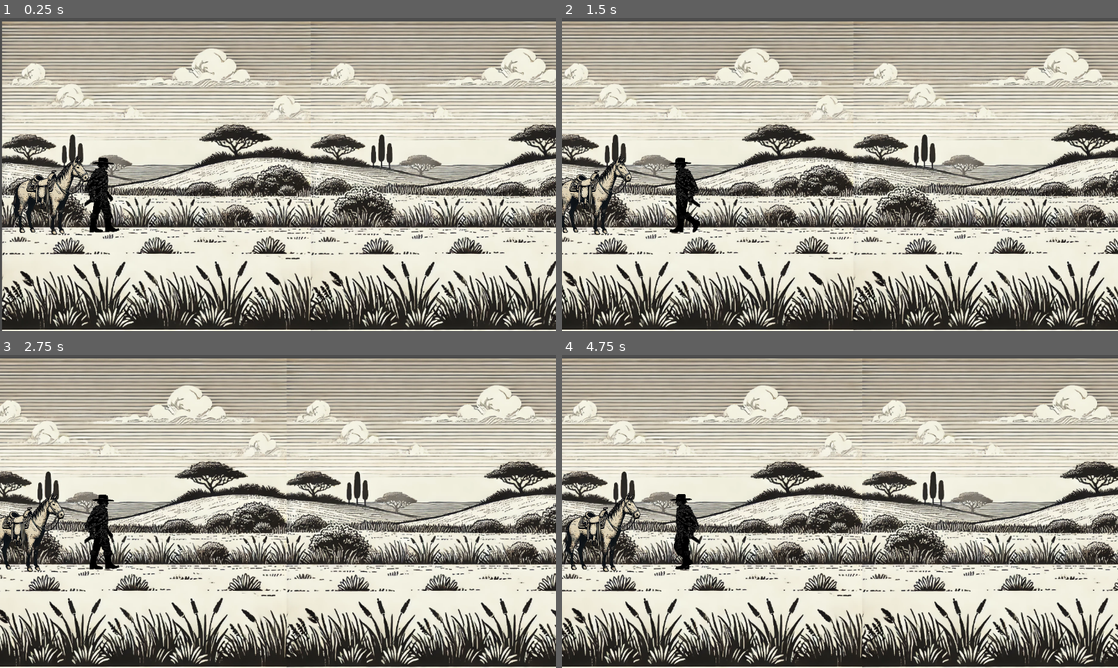
Above: before the commit, frames 1-4 (two rows, left to right).
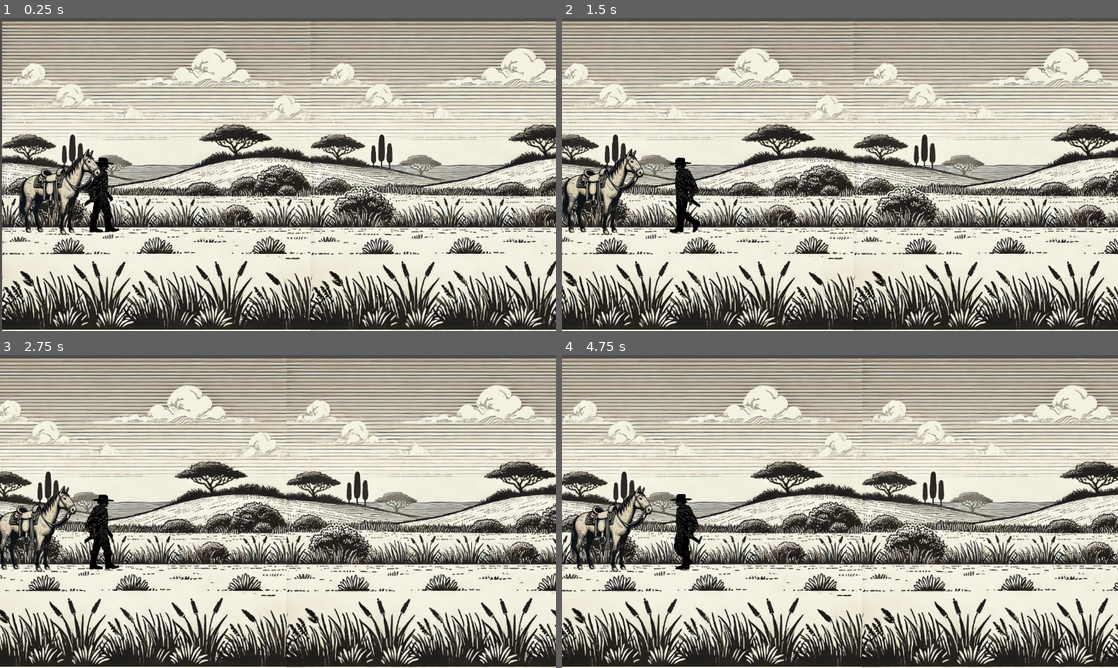
Above: after the commit, the same moments.

Repository: joacoague15/de-fierro
Game: Godot game, scene res://scenes/house.tscn
The game is run twice, just before and just after one commit, with the same random seed, the same clock (stepped at 60 frames per second) and the same inputs.
Inputs:
- Up to frame 1 (0.25 s): no input
- Up to frame 2 (1.5 s): tap Enter at 0.5 s; hold D (move_right) 0.53-1.28 s; tap E (interact) at 0.6, 1.35 s; hold A (move_left) from 1.28 s (still down)
- Up to frame 3 (2.75 s): release A (move_left) at 2.03 s; hold D (move_right) from 2.03 s (still down); tap E (interact) at 2.1 s
- Up to frame 4 (4.75 s): tap E (interact) at 2.85, 3.6, 4.35 s; release D (move_right) at 3.53 s; hold A (move_left) from 3.53 s (still down)

The runs differ from the first frame. In frame 1, 1.8% of the frame differs, in the area x 2-19%, y 41-70%; in frame 2, 1.7%; in frame 3, 1.6%; in frame 4, 1.8%, in the area x 0-17%, y 41-70%.

Commit message:
Added horseanimations

Diff:
--- a/scenes/house.tscn
+++ b/scenes/house.tscn
@@ -1,16 +1,57 @@
-[gd_scene load_steps=15 format=3 uid="uid://23375gdktrf3"]
+[gd_scene load_steps=58 format=3 uid="uid://23375gdktrf3"]
 
 [ext_resource type="Texture2D" uid="uid://broul5cj6rrbk" path="res://images/wall1.webp" id="1_guig8"]
 [ext_resource type="Script" path="res://scripts/player.gd" id="2_0ps76"]
 [ext_resource type="Texture2D" uid="uid://nw071wpwo0ye" path="res://images/Pampa1.webp" id="4_120t6"]
 [ext_resource type="Texture2D" uid="uid://uahm7kte0wbs" path="res://images/sprite_sheets/gaucho_walking/frame1.png" id="4_gtwgj"]
 [ext_resource type="Script" path="res://scripts/horse.gd" id="5_00a7k"]
-[ext_resource type="Texture2D" uid="uid://bu55wvnl2i1f4" path="res://images/Horse.png" id="5_3wycr"]
 [ext_resource type="Texture2D" uid="uid://dsemjodahn82k" path="res://images/sprite_sheets/gaucho_walking/frame2.png" id="5_jhfex"]
 [ext_resource type="Texture2D" uid="uid://m82hm1mbi38i" path="res://images/sprite_sheets/gaucho_walking/frame3.png" id="6_vo2bv"]
 [ext_resource type="Texture2D" uid="uid://6h0k04fqtdmt" path="res://images/sprite_sheets/gaucho_walking/frame4.png" id="7_707o0"]
 [ext_resource type="Texture2D" uid="uid://fsfefrib0acl" path="res://images/sprite_sheets/gaucho_walking/frame5.png" id="8_jbt33"]
 [ext_resource type="Texture2D" uid="uid://gkqjuuhu5qev" path="res://images/sprite_sheets/gaucho_walking/frame6.png" id="9_bh18k"]
+[ext_resource type="Texture2D" uid="uid://dlnybg26jv4b8" path="res://images/sprite_sheets/gaucho_mounted_walking/frame1.png" id="11_if4sv"]
+[ext_resource type="Texture2D" uid="uid://d2qu07056wo8a" path="res://images/sprite_sheets/gaucho_mounted_walking/frame2.png" id="12_7m5dg"]
+[ext_resource type="Texture2D" uid="uid://biwkwqk4odtja" path="res://images/sprite_sheets/gaucho_mounted_walking/frame3.png" id="13_wakss"]
+[ext_resource type="Texture2D" uid="uid://brd1yvqn24mod" path="res://images/sprite_sheets/gaucho_mounted_walking/frame4.png" id="14_4k1fy"]
+[ext_resource type="Texture2D" uid="uid://dbcnmv0crnejd" path="res://images/sprite_sheets/gaucho_mounted_walking/frame5.png" id="15_ob3yg"]
+[ext_resource type="Texture2D" uid="uid://roi62rkotvur" path="res://images/sprite_sheets/gaucho_mounted_walking/frame6.png" id="16_em78n"]
+[ext_resource type="Texture2D" uid="uid://d32v4ifao4skh" path="res://images/sprite_sheets/gaucho_mounted_walking/frame7.png" id="17_vhs0e"]
+[ext_resource type="Texture2D" uid="uid://dlprxe42wsx5q" path="res://images/sprite_sheets/gaucho_mounted_walking/frame8.png" id="18_lkafh"]
+[ext_resource type="Texture2D" uid="uid://22j0auqj1p10" path="res://images/sprite_sheets/gaucho_mounted_walking/frame9.png" id="19_ldmli"]
+[ext_resource type="Texture2D" uid="uid://bs0j2bfafsk4u" path="res://images/sprite_sheets/gaucho_mounted_walking/frame10.png" id="20_n45ho"]
+[ext_resource type="Texture2D" uid="uid://dtnalq1gncu30" path="res://images/sprite_sheets/gaucho_mounted_walking/frame11.png" id="21_aum4b"]
+[ext_resource type="Texture2D" uid="uid://cajj5uvdkpx07" path="res://images/sprite_sheets/gaucho_mounted_walking/frame12.png" id="22_md83i"]
+[ext_resource type="Texture2D" uid="uid://b7haodt4yghpv" path="res://images/sprite_sheets/horse/idle_1/frame1.png" id="24_qib2l"]
+[ext_resource type="Texture2D" uid="uid://boh2moj2sfuvj" path="res://images/sprite_sheets/horse/idle_1/frame2.png" id="25_ca20r"]
+[ext_resource type="Texture2D" uid="uid://du3s5xqfmtjhk" path="res://images/sprite_sheets/horse/idle_1/frame3.png" id="26_40vy5"]
+[ext_resource type="Texture2D" uid="uid://bnwdrstj021il" path="res://images/sprite_sheets/horse/idle_1/frame4.png" id="27_kujch"]
+[ext_resource type="Texture2D" uid="uid://lqqtfv3g1kyt" path="res://images/sprite_sheets/horse/idle_1/frame5.png" id="28_66ctw"]
+[ext_resource type="Texture2D" uid="uid://bn7lliciegh21" path="res://images/sprite_sheets/horse/idle_1/frame6.png" id="29_ig8km"]
+[ext_resource type="Texture2D" uid="uid://dh5t6g1ax3uo5" path="res://images/sprite_sheets/horse/idle_1/frame7.png" id="30_b6jf8"]
+[ext_resource type="Texture2D" uid="uid://dmad5caa7vtea" path="res://images/sprite_sheets/horse/idle_1/frame8.png" id="31_mk0dn"]
+[ext_resource type="Texture2D" uid="uid://jl1sv77p1dy" path="res://images/sprite_sheets/horse/idle_1/frame9.png" id="32_0svjq"]
+[ext_resource type="Texture2D" uid="uid://dye5l66c848wf" path="res://images/sprite_sheets/horse/idle_1/frame10.png" id="33_k70og"]
+[ext_resource type="Texture2D" uid="uid://60u7cuubdxom" path="res://images/sprite_sheets/horse/idle_1/frame11.png" id="34_6e7u3"]
+[ext_resource type="Texture2D" uid="uid://c50dmyk8njr6l" path="res://images/sprite_sheets/horse/idle_1/frame12.png" id="35_d7hj1"]
+[ext_resource type="Texture2D" uid="uid://cbq46loddmjyo" path="res://images/sprite_sheets/horse/idle_1/frame13.png" id="36_l0881"]
+[ext_resource type="Texture2D" uid="uid://bjt4dinnhfug1" path="res://images/sprite_sheets/horse/idle_1/frame14.png" id="37_0yryc"]
+[ext_resource type="Texture2D" uid="uid://ctgijkjnhxma" path="res://images/sprite_sheets/horse/idle_1/frame15.png" id="38_dx588"]
+[ext_resource type="Texture2D" uid="uid://dfxrappix0qlo" path="res://images/sprite_sheets/horse/idle_2/frame1.png" id="38_r8d2q"]
+[ext_resource type="Texture2D" uid="uid://cu2v2u7yil3a5" path="res://images/sprite_sheets/horse/idle_2/frame2.png" id="39_nteju"]
+[ext_resource type="Texture2D" uid="uid://dtyyhl80332kn" path="res://images/sprite_sheets/horse/idle_2/frame3.png" id="40_ihmgq"]
+[ext_resource type="Texture2D" uid="uid://cotd6tlgcptc7" path="res://images/sprite_sheets/horse/idle_2/frame4.png" id="41_xf3qc"]
+[ext_resource type="Texture2D" uid="uid://bbte1vwlxcc0p" path="res://images/sprite_sheets/horse/idle_2/frame5.png" id="42_jnmmb"]
+[ext_resource type="Texture2D" uid="uid://bhojl3ecnvrtk" path="res://images/sprite_sheets/horse/idle_2/frame6.png" id="43_sl6mp"]
+[ext_resource type="Texture2D" uid="uid://dn1ct6xma461d" path="res://images/sprite_sheets/horse/idle_2/frame7.png" id="44_wfbke"]
+[ext_resource type="Texture2D" uid="uid://nkdait2wa34n" path="res://images/sprite_sheets/horse/idle_2/frame8.png" id="45_syqbp"]
+[ext_resource type="Texture2D" uid="uid://blwboq7gwagwr" path="res://images/sprite_sheets/horse/idle_2/frame9.png" id="46_jh75e"]
+[ext_resource type="Texture2D" uid="uid://pbyqa0mxdia7" path="res://images/sprite_sheets/horse/idle_2/frame10.png" id="47_iucao"]
+[ext_resource type="Texture2D" uid="uid://clgemi58jmpho" path="res://images/sprite_sheets/horse/idle_2/frame11.png" id="48_67p8k"]
+[ext_resource type="Texture2D" uid="uid://birwu4c44psny" path="res://images/sprite_sheets/horse/idle_2/frame12.png" id="49_clnkp"]
+[ext_resource type="Texture2D" uid="uid://b01hqg4fsqsyw" path="res://images/sprite_sheets/horse/idle_2/frame13.png" id="50_e774o"]
+[ext_resource type="Texture2D" uid="uid://dl05mbthrw4lv" path="res://images/sprite_sheets/horse/idle_2/frame14.png" id="51_etjff"]
+[ext_resource type="Texture2D" uid="uid://dwf368f6ptvho" path="res://images/sprite_sheets/horse/idle_2/frame15.png" id="52_q6beg"]
 
 [sub_resource type="RectangleShape2D" id="RectangleShape2D_4bbdy"]
 size = Vector2(17, 39)
@@ -47,6 +88,169 @@
 "loop": true,
 "name": &"walk",
 "speed": 8.0
+}]
+
+[sub_resource type="SpriteFrames" id="SpriteFrames_ctqqg"]
+animations = [{
+"frames": [{
+"duration": 1.0,
+"texture": ExtResource("11_if4sv")
+}],
+"loop": true,
+"name": &"mounted_idle",
+"speed": 5.0
+}, {
+"frames": [{
+"duration": 1.0,
+"texture": ExtResource("11_if4sv")
+}, {
+"duration": 1.0,
+"texture": ExtResource("12_7m5dg")
+}, {
+"duration": 1.0,
+"texture": ExtResource("13_wakss")
+}, {
+"duration": 1.0,
+"texture": ExtResource("14_4k1fy")
+}, {
+"duration": 1.0,
+"texture": ExtResource("15_ob3yg")
+}, {
+"duration": 1.0,
+"texture": ExtResource("16_em78n")
+}, {
+"duration": 1.0,
+"texture": ExtResource("17_vhs0e")
+}, {
+"duration": 1.0,
+"texture": ExtResource("18_lkafh")
+}, {
+"duration": 1.0,
+"texture": ExtResource("19_ldmli")
+}, {
+"duration": 1.0,
+"texture": ExtResource("20_n45ho")
+}, {
+"duration": 1.0,
+"texture": ExtResource("21_aum4b")
+}, {
+"duration": 1.0,
+"texture": ExtResource("22_md83i")
+}],
+"loop": true,
+"name": &"mounted_walk",
+"speed": 5.0
+}]
+
+[sub_resource type="SpriteFrames" id="SpriteFrames_8gkaa"]
+animations = [{
+"frames": [{
+"duration": 1.0,
+"texture": ExtResource("24_qib2l")
+}],
+"loop": true,
+"name": &"idle",
+"speed": 5.0
+}, {
+"frames": [{
+"duration": 1.0,
+"texture": ExtResource("24_qib2l")
+}, {
+"duration": 1.0,
+"texture": ExtResource("25_ca20r")
+}, {
+"duration": 1.0,
+"texture": ExtResource("26_40vy5")
+}, {
+"duration": 1.0,
+"texture": ExtResource("27_kujch")
+}, {
+"duration": 1.0,
+"texture": ExtResource("28_66ctw")
+}, {
+"duration": 1.0,
+"texture": ExtResource("29_ig8km")
+}, {
+"duration": 1.0,
+"texture": ExtResource("30_b6jf8")
+}, {
+"duration": 1.0,
+"texture": ExtResource("31_mk0dn")
+}, {
+"duration": 1.0,
+"texture": ExtResource("32_0svjq")
+}, {
+"duration": 1.0,
+"texture": ExtResource("33_k70og")
+}, {
+"duration": 1.0,
+"texture": ExtResource("34_6e7u3")
+}, {
+"duration": 1.0,
+"texture": ExtResource("35_d7hj1")
+}, {
+"duration": 1.0,
+"texture": ExtResource("36_l0881")
+}, {
+"duration": 1.0,
+"texture": ExtResource("37_0yryc")
+}, {
+"duration": 1.0,
+"texture": ExtResource("38_dx588")
+}],
+"loop": false,
+"name": &"reaction_1",
+"speed": 5.0
+}, {
+"frames": [{
+"duration": 1.0,
+"texture": ExtResource("38_r8d2q")
+}, {
+"duration": 1.0,
+"texture": ExtResource("39_nteju")
+}, {
+"duration": 1.0,
+"texture": ExtResource("40_ihmgq")
+}, {
+"duration": 1.0,
+"texture": ExtResource("41_xf3qc")
+}, {
+"duration": 1.0,
+"texture": ExtResource("42_jnmmb")
+}, {
+"duration": 1.0,
+"texture": ExtResource("43_sl6mp")
+}, {
+"duration": 1.0,
+"texture": ExtResource("44_wfbke")
+}, {
+"duration": 1.0,
+"texture": ExtResource("45_syqbp")
+}, {
+"duration": 1.0,
+"texture": ExtResource("46_jh75e")
+}, {
+"duration": 1.0,
+"texture": ExtResource("47_iucao")
+}, {
+"duration": 1.0,
+"texture": ExtResource("48_67p8k")
+}, {
+"duration": 1.0,
+"texture": ExtResource("49_clnkp")
+}, {
+"duration": 1.0,
+"texture": ExtResource("50_e774o")
+}, {
+"duration": 1.0,
+"texture": ExtResource("51_etjff")
+}, {
+"duration": 1.0,
+"texture": ExtResource("52_q6beg")
+}],
+"loop": false,
+"name": &"reaction_2",
+"speed": 5.0
 }]
 
 [sub_resource type="RectangleShape2D" id="RectangleShape2D_ae15g"]
@@ -116,15 +320,24 @@
 position = Vector2(64, 314)
 scale = Vector2(0.04, 0.04)
 sprite_frames = SubResource("SpriteFrames_4xwvc")
-animation = &"walk"
+animation = &"idle"
+
+[node name="PlayerMountedAnimatedSprite2D" type="AnimatedSprite2D" parent="Player"]
+visible = false
+position = Vector2(73, 309)
+scale = Vector2(0.055, 0.055)
+sprite_frames = SubResource("SpriteFrames_ctqqg")
+animation = &"mounted_idle"
+flip_h = true
 
 [node name="Horse" type="Node2D" parent="."]
 script = ExtResource("5_00a7k")
 
-[node name="HorseSprite" type="Sprite2D" parent="Horse"]
-position = Vector2(28, 314)
-scale = Vector2(0.06, 0.06)
-texture = ExtResource("5_3wycr")
+[node name="HorseAnimatedSprite2D" type="AnimatedSprite2D" parent="Horse"]
+position = Vector2(33, 312)
+scale = Vector2(0.13, 0.13)
+sprite_frames = SubResource("SpriteFrames_8gkaa")
+animation = &"idle"
 flip_h = true
 
 [node name="HorseArea2D" type="Area2D" parent="Horse"]
@@ -132,8 +345,11 @@
 [node name="CollisionShape2D" type="CollisionShape2D" parent="Horse/HorseArea2D"]
 position = Vector2(29, 314)
 shape = SubResource("RectangleShape2D_ae15g")
+
+[node name="ReactionTimer" type="Timer" parent="Horse"]
 
 [connection signal="area_entered" from="Player/PlayerArea2D" to="Player" method="_on_player_area_2d_area_entered"]
 [connection signal="area_exited" from="Player/PlayerArea2D" to="Player" method="_on_player_area_2d_area_exited"]
 [connection signal="area_entered" from="Horse/HorseArea2D" to="Horse" method="_on_area_2d_area_entered"]
 [connection signal="area_exited" from="Horse/HorseArea2D" to="Horse" method="_on_area_2d_area_exited"]
+[connection signal="timeout" from="Horse/ReactionTimer" to="Horse" method="_on_reaction_timer_timeout"]
--- a/scripts/horse.gd
+++ b/scripts/horse.gd
@@ -1 +1,32 @@
 extends Node2D
+
+@onready var horse_animated_sprite = $HorseAnimatedSprite2D
+@onready var reaction_timer = $ReactionTimer  # A Timer node added to the horse
+
+# Constants for animations
+const ANIM_IDLE = "idle"
+const ANIM_REACTION_1 = "reaction_1"
+const ANIM_REACTION_2 = "reaction_2"
+
+func _ready():
+	# Ensure the horse starts in idle animation
+	horse_animated_sprite.play(ANIM_IDLE)
+
+	# Start the reaction timer
+	reaction_timer.wait_time = randf_range(3.0, 10.0)  # Random wait time between reactions
+	reaction_timer.start()
+
+func _on_reaction_timer_timeout():
+	# Randomly choose one of the reactions
+	var reaction = ANIM_REACTION_1
+	if randi() % 2 == 0:
+		reaction = ANIM_REACTION_2
+	horse_animated_sprite.play(reaction)
+
+	# Wait for the reaction animation to finish, then return to idle
+	await horse_animated_sprite.animation_finished
+	horse_animated_sprite.play(ANIM_IDLE)
+
+	# Restart the timer with a new random interval
+	reaction_timer.wait_time = randf_range(3.0, 10.0)
+	reaction_timer.start()
--- a/scripts/player.gd
+++ b/scripts/player.gd
@@ -1,17 +1,19 @@
 extends Node2D
 
 const WALK_SPEED = 20
-const RUN_SPEED = 40
-const MOUNTED_WALK_SPEED = 80
+const RUN_SPEED = 25
+const MOUNTED_WALK_SPEED = 40
 const MOUNTED_RUN_SPEED = 120
 
 # Node references
 @onready var player_animated_sprite = $PlayerAnimatedSprite2D
+@onready var player_mounted_animated_sprite = $PlayerMountedAnimatedSprite2D
+
 @onready var horse = get_node("../Horse")
 
 # Textures
 @onready var player_mounted_texture = preload("res://images/PlayerMounted.png")
-@onready var player_texture = preload("res://images/sprite_sheets/gaucho_walking/frame6.png")
+@onready var player_idle_texture = preload("res://images/sprite_sheets/gaucho_walking/frame6.png")
 
 # State variables
 var current_speed = WALK_SPEED
@@ -52,14 +54,25 @@
 		is_moving = true
 
 	if is_moving:
-		if player_animated_sprite.animation != "walk":
-			player_animated_sprite.play("walk")
+		if mounted:
+			if player_mounted_animated_sprite.animation != "mounted_walk":
+				player_mounted_animated_sprite.play("mounted_walk")
+		else:
+			if player_animated_sprite.animation != "walk":
+				player_animated_sprite.play("walk")
 	else:
-		if player_animated_sprite.animation != "idle":
-			player_animated_sprite.play("idle")
+		if mounted:
+			if player_mounted_animated_sprite.animation != "mounted_idle":
+				player_mounted_animated_sprite.play("mounted_idle")
+		else:
+			if player_animated_sprite.animation != "idle":
+				player_animated_sprite.play("idle")
 
 func handle_flip_h(mounted, direction):
-	player_animated_sprite.flip_h = (direction == "right") if mounted else (direction == "left")
+	if mounted:
+		player_mounted_animated_sprite.flip_h = (direction == "right") if mounted else (direction == "left")
+	else:
+		player_animated_sprite.flip_h = (direction == "right") if mounted else (direction == "left")
 
 func update_horse_position():
 	if mounted:
@@ -77,10 +90,12 @@
 # Mounting logic
 func mount_player():
 	mounted = true
+	player_animated_sprite.visible = false
+	player_mounted_animated_sprite.visible = true
 	horse.visible = false
-	#player_animated_sprite.texture = player_mounted_texture
 
 func dismount_player():
 	mounted = false
+	player_animated_sprite.visible = true
+	player_mounted_animated_sprite.visible = false
 	horse.visible = true
-	#player_sprite.texture = player_texture
Binary file added: images/sprite_sheets/gaucho_mounted_walking/frame1.png
Not shown, added: images/sprite_sheets/gaucho_mounted_walking/frame1.png.import
Binary file added: images/sprite_sheets/gaucho_mounted_walking/frame10.png
Not shown, added: images/sprite_sheets/gaucho_mounted_walking/frame10.png.import
Binary file added: images/sprite_sheets/gaucho_mounted_walking/frame11.png
Not shown, added: images/sprite_sheets/gaucho_mounted_walking/frame11.png.import
Binary file added: images/sprite_sheets/gaucho_mounted_walking/frame12.png
Not shown, added: images/sprite_sheets/gaucho_mounted_walking/frame12.png.import
Binary file added: images/sprite_sheets/gaucho_mounted_walking/frame2.png
Not shown, added: images/sprite_sheets/gaucho_mounted_walking/frame2.png.import
Binary file added: images/sprite_sheets/gaucho_mounted_walking/frame3.png
Not shown, added: images/sprite_sheets/gaucho_mounted_walking/frame3.png.import
(and 75 more such lines)
